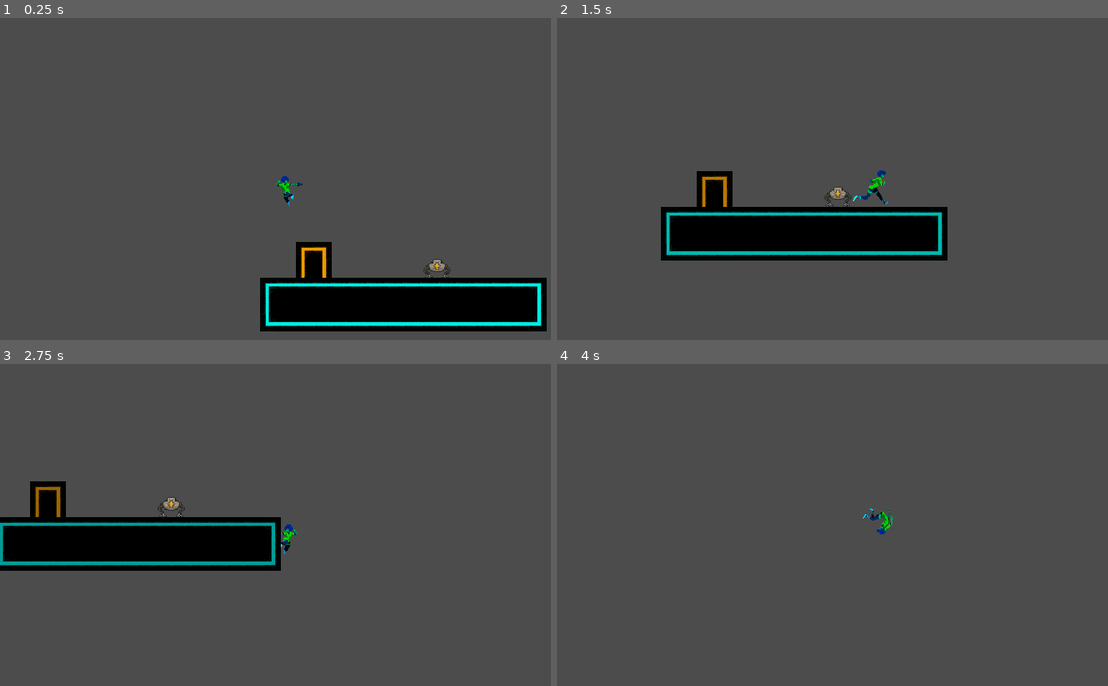
Above: before the commit, frames 1-4 (two rows, left to right).
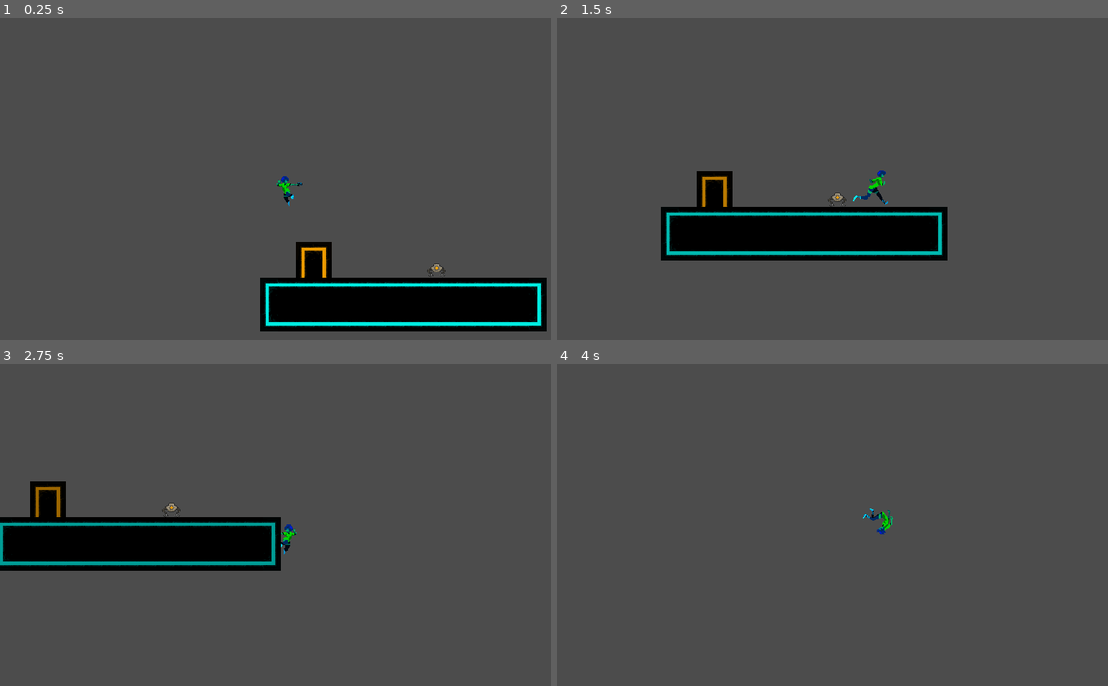
Above: after the commit, the same moments.

Repository: ivancdlarrain/olaGames
Game: Godot game, scene res://scenes/test02.tscn
Same seed, same stepped clock (60 frames per second), same inputs: the game is played once before the commit and once after it. This scene is started directly instead of the project's main scene.
Inputs:
- Up to frame 1 (0.25 s): no input
- Up to frame 2 (1.5 s): hold Space (special) 0.53-1.28 s; hold D (WASD_right) from 0.53 s (still down); tap W (WASD_up) at 0.77 s; tap Space (special) at 1.35 s
- Up to frame 3 (2.75 s): tap W (WASD_up) at 1.52 s; release D (WASD_right) at 2.03 s; hold A (WASD_left) from 2.03 s (still down); hold Space (special) from 2.03 s (still down)
- Up to frame 4 (4 s): release A (WASD_left) at 2.78 s; release Space (special) at 2.78 s; hold D (WASD_right) from 2.78 s (still down); tap Space (special) at 2.85 s; tap W (WASD_up) at 3.02, 3.77 s; hold Space (special) from 3.53 s (still down)

The runs differ from the first frame. In frame 1, 0.1% of the frame differs, in the area x 76-82%, y 74-81%; in frame 2, 0.2%; in frame 3, 0.2%, in the area x 28-34%, y 41-48%; in frame 4, nothing differs.

Commit message:
Updated spikes:
- Removed Spikes from regular TileSet
- Added Spikes to Spike TileSet, will be updated in the future with more kind of spikes.
- Changed the way player interact with Tiles: now check in what group the tile is. Spikes are in "deadly" group now.

Diff:
--- a/assets/Drone.tscn
+++ b/assets/Drone.tscn
@@ -5,7 +5,7 @@
 [ext_resource path="res://scripts/kinematicBodies/SmallOrangeDrone.gd" type="Script" id=3]
 
 [sub_resource type="RectangleShape2D" id=1]
-extents = Vector2( 46.8329, 35.912 )
+extents = Vector2( 16, 13.054 )
 
 [sub_resource type="Animation" id=2]
 resource_name = "agro"
@@ -132,10 +132,9 @@
 radius = 272.0
 
 [sub_resource type="RectangleShape2D" id=21]
-extents = Vector2( 48, 38.9511 )
+extents = Vector2( 16.3031, 13.368 )
 
 [node name="SmallOrangeDrone" type="KinematicBody2D"]
-scale = Vector2( 0.5, 0.5 )
 collision_layer = 2
 collision_mask = 2
 script = ExtResource( 3 )
@@ -150,7 +149,7 @@
 texture = ExtResource( 2 )
 vframes = 5
 hframes = 3
-frame = 12
+frame = 1
 
 [node name="AnimationPlayer" type="AnimationPlayer" parent="."]
 anims/agro = SubResource( 2 )
--- /dev/null
+++ b/assets/ruletiles/Spikes.tscn
@@ -0,0 +1,43 @@
+[gd_scene load_steps=5 format=2]
+
+[ext_resource path="res://scripts/Spikes.gd" type="Script" id=1]
+[ext_resource path="res://assets/sprites/environment/White tiles.png" type="Texture" id=2]
+
+[sub_resource type="ConvexPolygonShape2D" id=1]
+points = PoolVector2Array( 31, 32, 1, 32, 3, 25, 30, 25 )
+
+[sub_resource type="TileSet" id=2]
+0/name = "White tiles.png 0"
+0/texture = ExtResource( 2 )
+0/tex_offset = Vector2( 0, 0 )
+0/modulate = Color( 1, 1, 1, 1 )
+0/region = Rect2( 160, 0, 32, 32 )
+0/tile_mode = 0
+0/occluder_offset = Vector2( 0, 0 )
+0/navigation_offset = Vector2( 0, 0 )
+0/shape_offset = Vector2( 0, 0 )
+0/shape_transform = Transform2D( 1, 0, 0, 1, 0, 0 )
+0/shape = SubResource( 1 )
+0/shape_one_way = false
+0/shape_one_way_margin = 1.0
+0/shapes = [ {
+"autotile_coord": Vector2( 0, 0 ),
+"one_way": false,
+"one_way_margin": 1.0,
+"shape": SubResource( 1 ),
+"shape_transform": Transform2D( 1, 0, 0, 1, 0, 0 )
+} ]
+0/z_index = 0
+
+[node name="Spikes" type="TileMap" groups=[
+"deadly",
+]]
+tile_set = SubResource( 2 )
+cell_size = Vector2( 32, 32 )
+cell_custom_transform = Transform2D( 0, 0, 0, 0, 0, 0 )
+collision_layer = 0
+collision_mask = 0
+format = 1
+script = ExtResource( 1 )
+
+[node name="Tween" type="Tween" parent="."]
--- a/scenes/TileMap.tscn
+++ b/scenes/TileMap.tscn
@@ -1,8 +1,9 @@
-[gd_scene load_steps=21 format=2]
+[gd_scene load_steps=26 format=2]
 
 [ext_resource path="res://scripts/TileMap.gd" type="Script" id=1]
 [ext_resource path="res://assets/sprites/environment/White tiles.png" type="Texture" id=2]
 [ext_resource path="res://assets/sprites/misc/rule tiles/activable blocks.png" type="Texture" id=3]
+[ext_resource path="res://assets/sprites/misc/rule tiles/speed.png" type="Texture" id=4]
 
 [sub_resource type="CanvasItemMaterial" id=1]
 
@@ -46,12 +47,24 @@
 points = PoolVector2Array( 0, 0, 32, 0, 32, 32, 0, 32 )
 
 [sub_resource type="ConvexPolygonShape2D" id=15]
-points = PoolVector2Array( 1, 25, 31, 25, 31, 32, 1, 32 )
+points = PoolVector2Array( 31, 32, 1, 32, 1, 25, 31, 25 )
 
 [sub_resource type="ConvexPolygonShape2D" id=16]
 points = PoolVector2Array( 32, 32, 0, 32, 0, 0, 32, 0 )
 
-[sub_resource type="TileSet" id=17]
+[sub_resource type="ConvexPolygonShape2D" id=17]
+points = PoolVector2Array( 0, 0, 32, 0, 32, 32, 0, 32 )
+
+[sub_resource type="ConvexPolygonShape2D" id=18]
+points = PoolVector2Array( 0, 0, 32, 0, 32, 32, 0, 32 )
+
+[sub_resource type="ConvexPolygonShape2D" id=19]
+points = PoolVector2Array( 0, 0, 32, 0, 32, 32, 0, 32 )
+
+[sub_resource type="ConvexPolygonShape2D" id=20]
+points = PoolVector2Array( 0, 0, 32, 0, 32, 32, 0, 32 )
+
+[sub_resource type="TileSet" id=21]
 0/name = "White tiles.png 0"
 0/texture = ExtResource( 2 )
 0/tex_offset = Vector2( 0, 0 )
@@ -196,11 +209,59 @@
 "shape_transform": Transform2D( 1, 0, 0, 1, 0, 0 )
 } ]
 2/z_index = 0
+3/name = "speed.png 3"
+3/texture = ExtResource( 4 )
+3/tex_offset = Vector2( 0, 0 )
+3/modulate = Color( 1, 1, 1, 1 )
+3/region = Rect2( 0, 0, 128, 32 )
+3/tile_mode = 1
+3/autotile/bitmask_mode = 1
+3/autotile/bitmask_flags = [ Vector2( 0, 0 ), 48, Vector2( 1, 0 ), 56, Vector2( 2, 0 ), 24, Vector2( 3, 0 ), 16 ]
+3/autotile/icon_coordinate = Vector2( 3, 0 )
+3/autotile/tile_size = Vector2( 32, 32 )
+3/autotile/spacing = 0
+3/autotile/occluder_map = [  ]
+3/autotile/navpoly_map = [  ]
+3/autotile/priority_map = [  ]
+3/autotile/z_index_map = [  ]
+3/occluder_offset = Vector2( 0, 0 )
+3/navigation_offset = Vector2( 0, 0 )
+3/shape_offset = Vector2( 0, 0 )
+3/shape_transform = Transform2D( 1, 0, 0, 1, 0, 0 )
+3/shape = SubResource( 17 )
+3/shape_one_way = false
+3/shape_one_way_margin = 1.0
+3/shapes = [ {
+"autotile_coord": Vector2( 3, 0 ),
+"one_way": false,
+"one_way_margin": 1.0,
+"shape": SubResource( 17 ),
+"shape_transform": Transform2D( 1, 0, 0, 1, 0, 0 )
+}, {
+"autotile_coord": Vector2( 0, 0 ),
+"one_way": false,
+"one_way_margin": 1.0,
+"shape": SubResource( 18 ),
+"shape_transform": Transform2D( 1, 0, 0, 1, 0, 0 )
+}, {
+"autotile_coord": Vector2( 1, 0 ),
+"one_way": false,
+"one_way_margin": 1.0,
+"shape": SubResource( 19 ),
+"shape_transform": Transform2D( 1, 0, 0, 1, 0, 0 )
+}, {
+"autotile_coord": Vector2( 2, 0 ),
+"one_way": false,
+"one_way_margin": 1.0,
+"shape": SubResource( 20 ),
+"shape_transform": Transform2D( 1, 0, 0, 1, 0, 0 )
+} ]
+3/z_index = 0
 
 [node name="TileMap" type="TileMap"]
 material = SubResource( 1 )
 position = Vector2( -1, 0 )
-tile_set = SubResource( 17 )
+tile_set = SubResource( 21 )
 cell_size = Vector2( 32, 32 )
 format = 1
 script = ExtResource( 1 )
--- a/scripts/Player.gd
+++ b/scripts/Player.gd
@@ -121,13 +121,8 @@
 		var collision = get_slide_collision(index)
 		var collider = collision.collider
 		if collider is TileMap:
-			var death = check_death(collision, Vector2(-1, -1)) \
-			or check_death(collision,  Vector2(-1, 1)) \
-			or check_death(collision, Vector2(1, -1)) \
-			or	check_death(collision, Vector2(1, 1))
-			if death:
+			if collider in get_tree().get_nodes_in_group("deadly"):
 				_die()
-
 
 func check_death(collision, delta):
 	var tile_map = collision.collider as TileMap
--- /dev/null
+++ b/scripts/Spikes.gd
@@ -0,0 +1,18 @@
+extends TileMap
+
+
+var tween_values = [1.0, 0.5]
+
+
+func _ready():
+	$Tween.connect("tween_all_completed", self, "on_tween_all_completed")
+	on_tween_all_completed()
+
+func on_tween_all_completed():
+	$Tween.interpolate_property(self, "modulate:v", tween_values[0], tween_values[1], 1.0, Tween.TRANS_SINE, Tween.EASE_IN_OUT)
+	$Tween.start()
+	tween_values.invert()
+
+
+func modulate_value(value: float):
+	modulate.v = value
Binary file changed: assets/sprites/hostile mobs/SmallOrangeDrone.png
Binary file changed: assets/sprites/misc/rule tiles/button.png
Binary file added: assets/sprites/misc/rule tiles/speed.png
Not shown, added: assets/sprites/misc/rule tiles/speed.png.import
Binary file changed: assets/sprites/misc/rule tiles/trampolin.png
